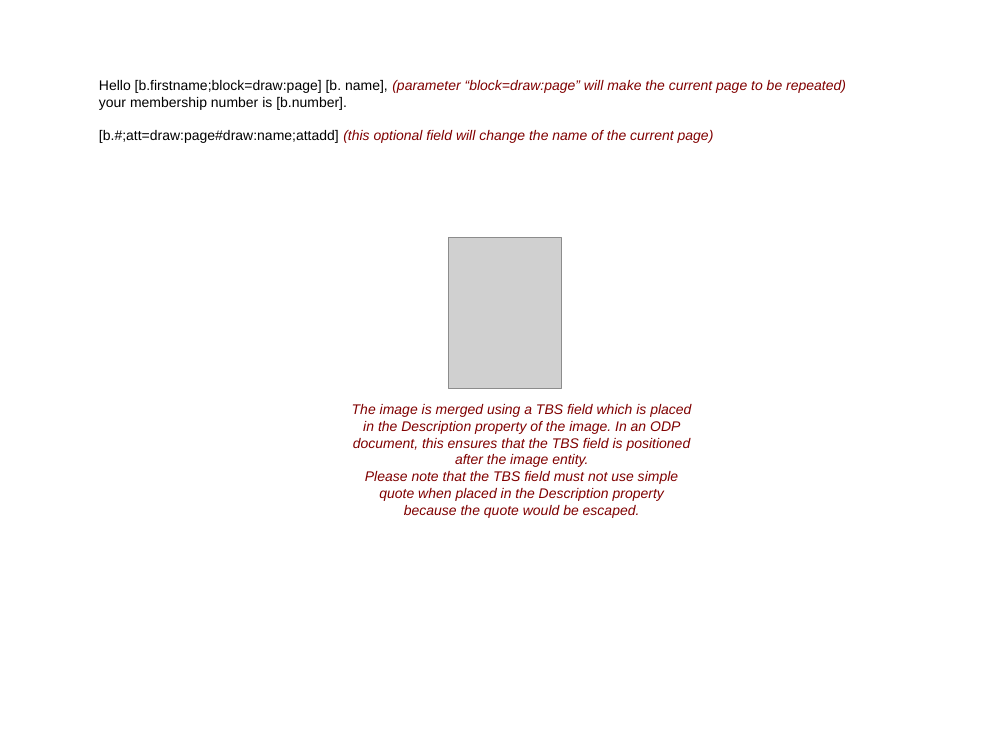
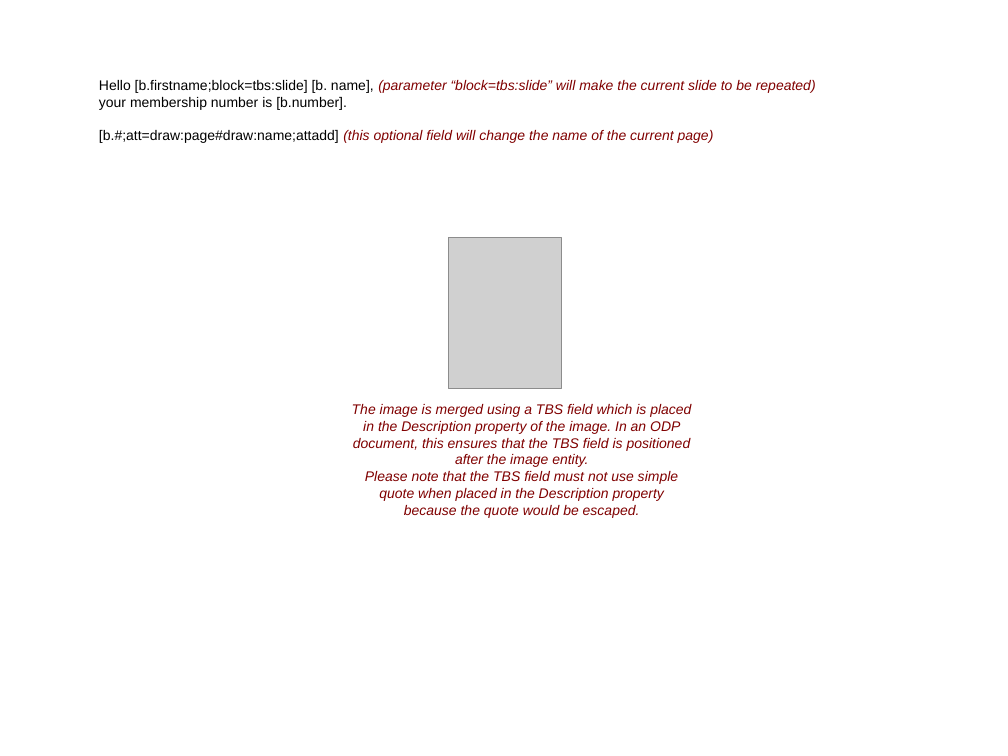
Before and after one commit to Skrol29/tinybutstrong, a slide deck: slide 2 of plugins/opentbs/demo/demo_oo_presentation.odp. Drawn at 1008x756 pixels with LibreOffice and Linux fonts; fonts in the diff are those of the drawing; grey boxes stand for pictures. Boxes give left, top, right and bottom in pixels: in the first picture for what was removed or moved away, otherwise in the second. Text is boxed around its words. In the diff, an @@ line names an element or a change of style, - is before the commit and + after.

```diff
--- a/plugins/opentbs/demo/demo_oo_presentation.odp
+++ b/plugins/opentbs/demo/demo_oo_presentation.odp
@@ text at [99,80,816,93]: text changed @@
-Hello [b.firstname;block=draw:page] [b. name], (parameter “block=draw:page” will make the current page to be repeated)
+Hello [b.firstname;block=tbs:slide] [b. name], (parameter “block=tbs:slide” will make the current slide to be repeated)
```
Also in this commit, not shown: 4 other files.
